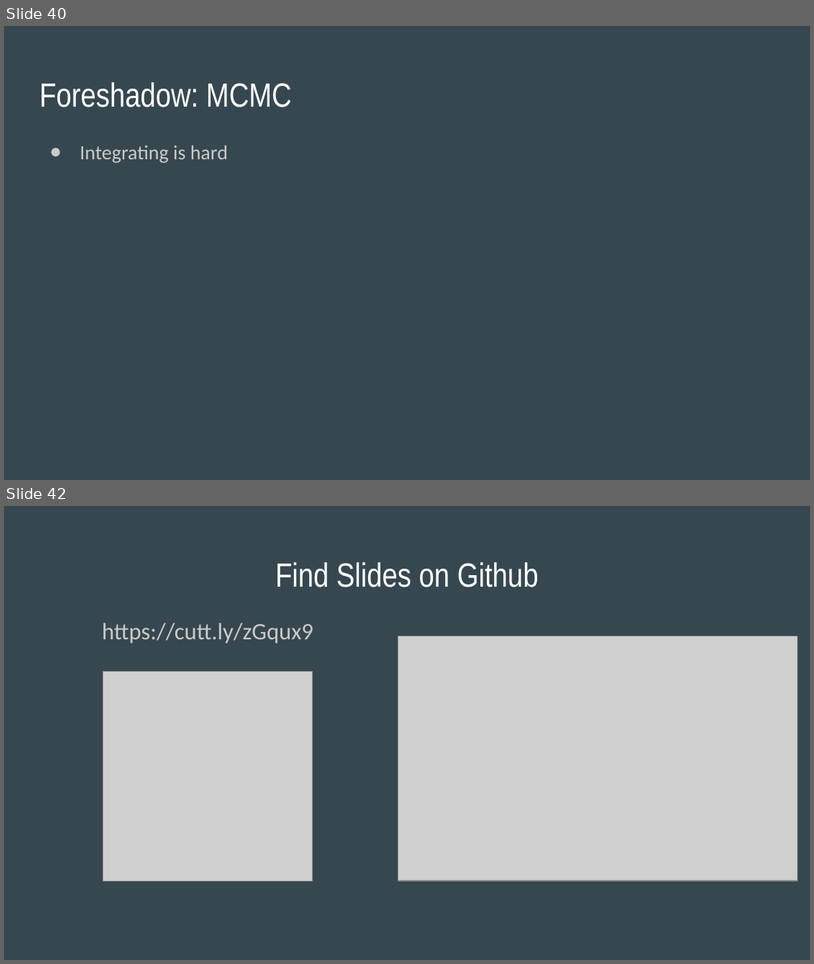
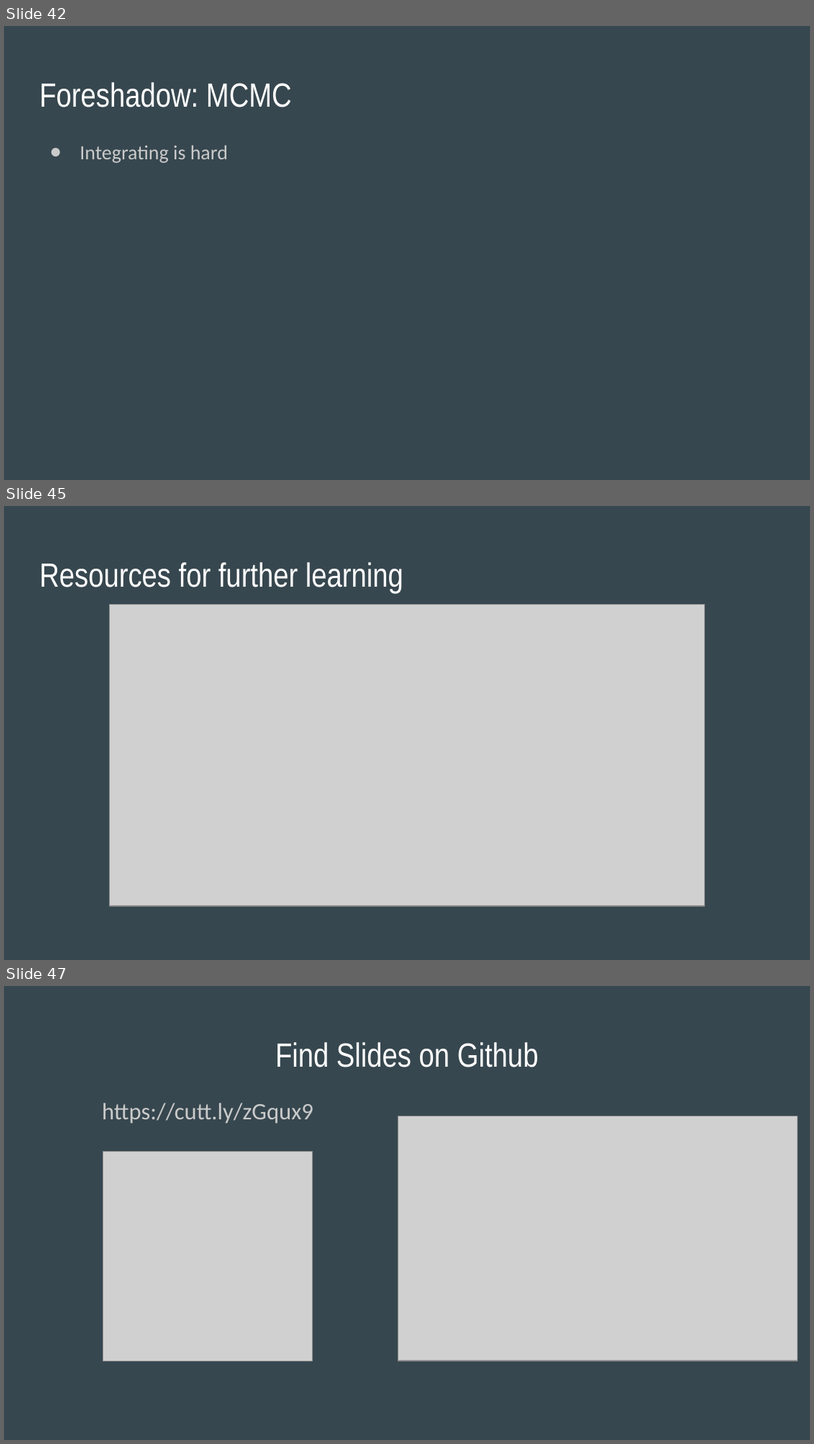
Before and after one commit to SThornewillvE/Hamburg_DS_Meetup_Bayesian-Stats_Intro, a slide deck: slides/intro_to_bayes_slides.pptx. Shown one above the other, each under a label of ours: slides 40 and 42 before the commit, slides 42, 45 and 47 after it; the slides between them are not shown. The pictures are 814x964 and 814x1444 pixels, drawn with LibreOffice and Linux fonts; fonts in the diff are those of the drawing; grey boxes stand for pictures. Boxes give left, top, right and bottom in pixels: in the first picture for what was removed or moved away, otherwise in the second. Text is boxed around its words. In the diff, an @@ line names an element or a change of style, - is before the commit and + after.

```diff
--- a/slides/intro_to_bayes_slides.pptx
+++ b/slides/intro_to_bayes_slides.pptx
@@ slide 45 added at box(4, 506, 810, 960), background #37474F @@
@@ title added at box(39, 562, 404, 593), 30 pt, text #FFFFFF @@
+Resources for further learning
@@ picture added at box(110, 605, 705, 906) @@
@@ what was slide 40 is now slide 42 @@
@@ what was slide 42 is now slide 47 @@
```
Also in this commit, not shown: 2 slides changed, 4 other slides added, 1 other file.
